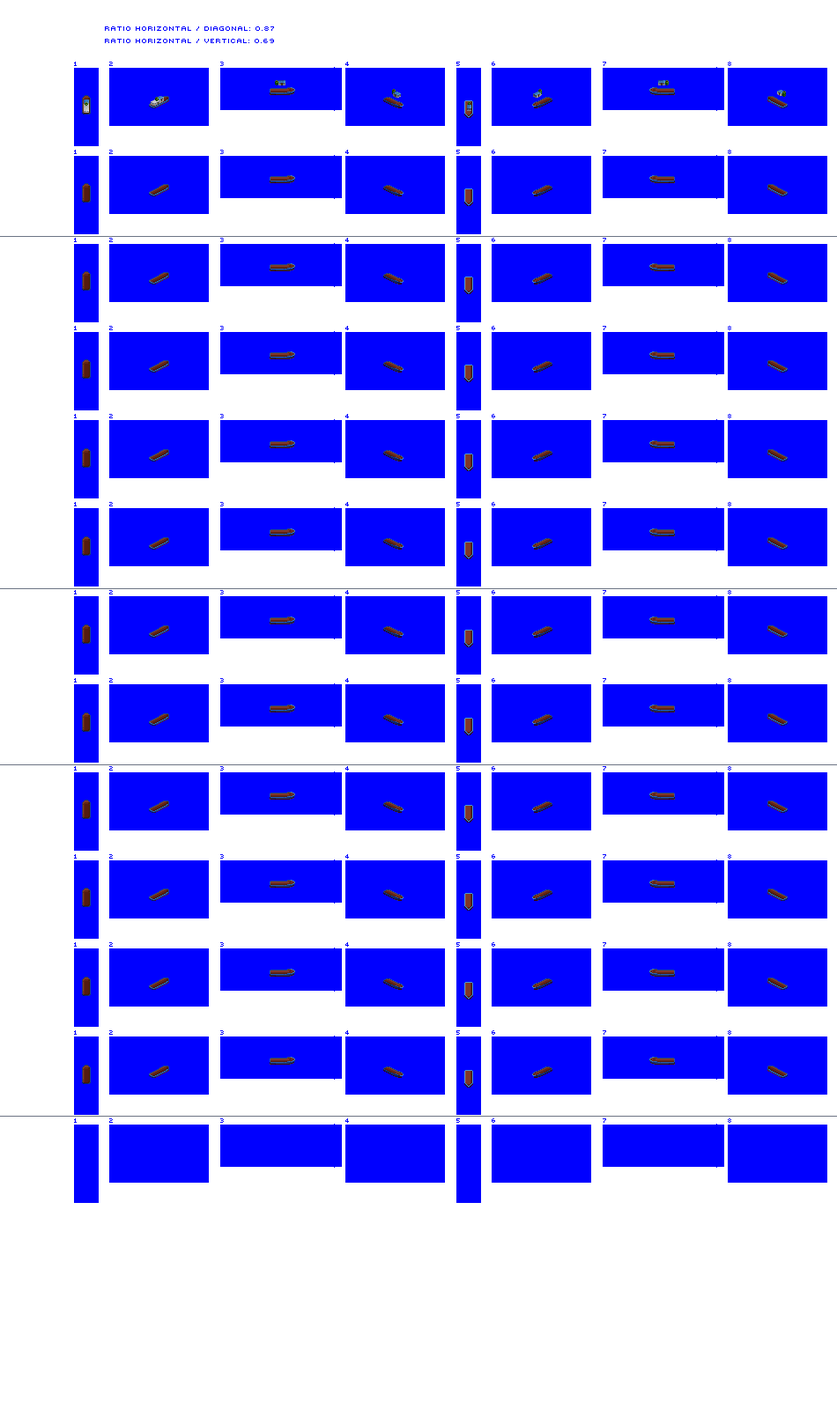
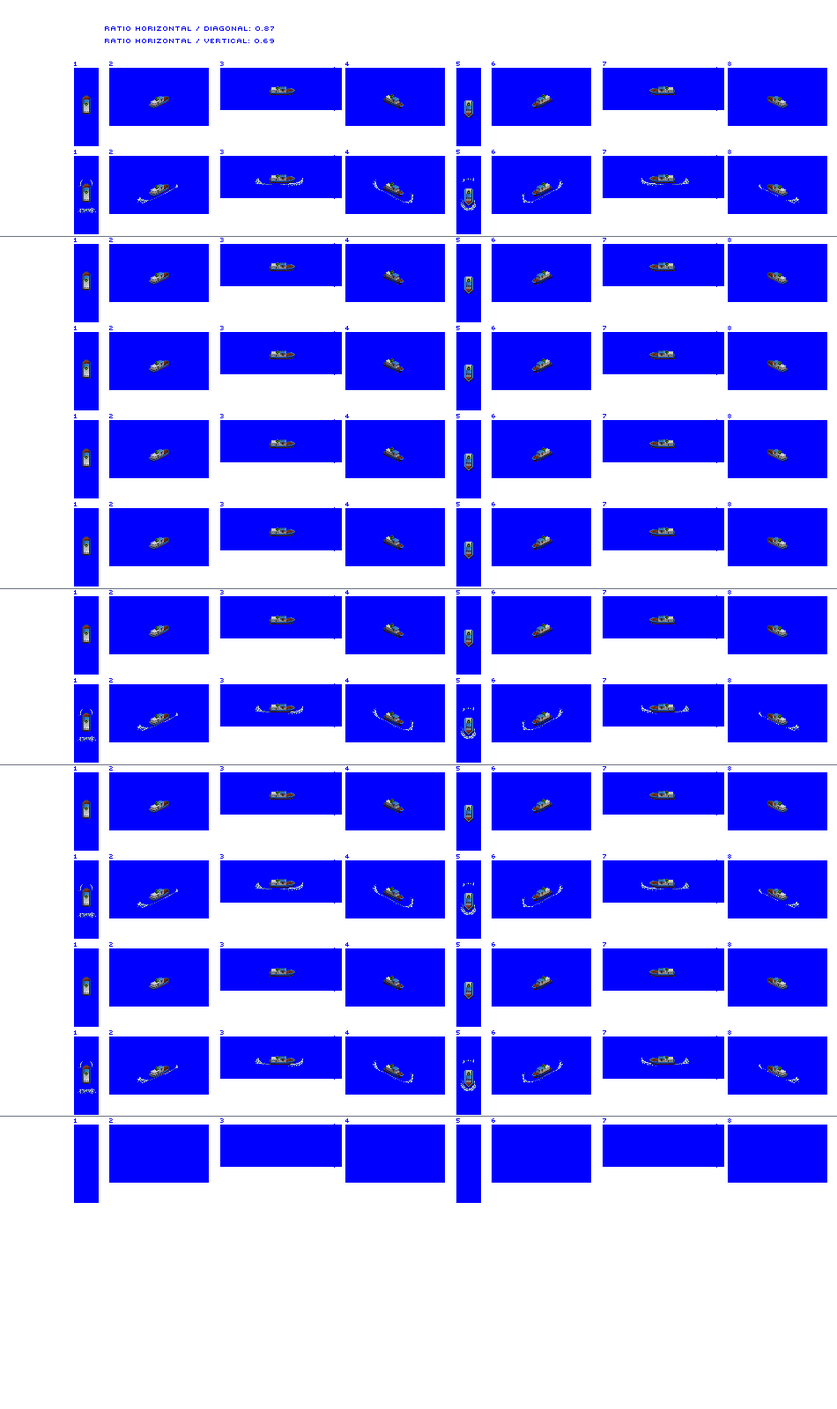
Before/after of a 837×1409 layered artwork. What changed in the layer stack:
removed layer "Layer 1" over [269, 80, 786, 113]
renamed "wheelhouse 1" to "wheelhouse", showed it, painted on it over [83, 86, 786, 1083]
painted on "utility vessel" over [269, 87, 675, 1060]
showed "prop / bow wash" over [77, 177, 799, 1095]
